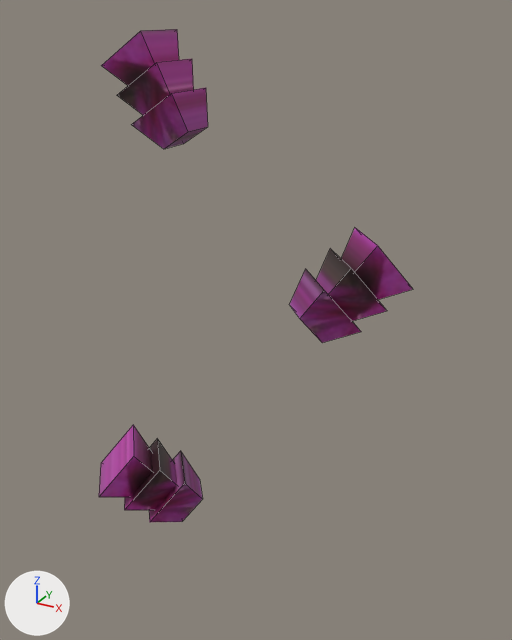
Before and after pictures for a commit that changed the Blender file Assets/Models/basilFlower.blend.
One viewpoint serves both versions: a 50 mm lens placed at (0.0882, -0.1565, 0.3163), pointed at (-0.0009, 0.0054, 0.2353). Arrows for +X, +Y and +Z are at lower left; the lights stay in place. Mesh edges are drawn as thin lines.
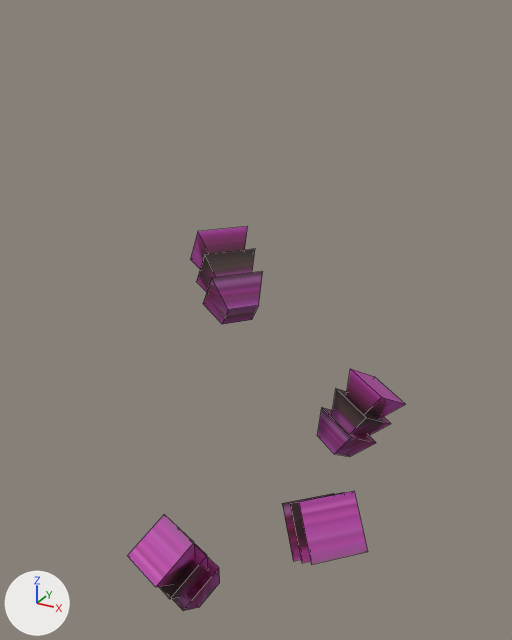
The change, as a diff of the scene's bpy script:
```diff
--- a/Assets/Models/basilFlower.blend.py
+++ b/Assets/Models/basilFlower.blend.py
@@ me_plane_001 @@
 me_plane_001.from_pydata(...)  # 72 vertices, 54 faces; spans x -0.0384..0.0437, y -0.0417..0.0157, z 0.1838..0.3114
 # used by ob_plane; location = (0.0, 0.0, 0.0)
+# me_plane_001 part 1: the loose piece of 8 vertices spanning x -0.0301..-0.0147, y -0.0078..0.0078, z 0.2829..0.2973 is turned 67.7 degrees about the z axis through its middle, then moved by (0.0136, -0.0215, -0.1319)
+# me_plane_001 part 2: the loose piece of 8 vertices spanning x -0.0222..-0.0027, y -0.0338..-0.0147, z 0.1838..0.1992 is multiplied about its middle by the matrix ((-0.612, 0.696, -0.376), (0.137, -0.375, -0.917), (-0.779, -0.612, 0.134)), then moved by (0.0019, -0.0004, -0.0244)
+# me_plane_001 part 3: the loose piece of 8 vertices spanning x -0.0342..-0.0188, y -0.0078..0.0078, z 0.29..0.3044 is turned 67.7 degrees about the z axis through its middle, then moved by (0.0145, -0.0291, -0.1248)
+# me_plane_001 part 4: the loose piece of 8 vertices spanning x 0.0147..0.0342, y -0.0121..0.0072, z 0.2398..0.2552 is turned 97.6 degrees about the z axis through its middle, then moved by (-0.037, 0.0149, -0.0091)
+# me_plane_001 part 5: the loose piece of 8 vertices spanning x 0.0195..0.039, y -0.0078..0.0115, z 0.2447..0.2601 is turned 97.6 degrees about the z axis through its middle, then moved by (-0.0467, 0.0148, -0.0091)
+# me_plane_001 part 6: the loose piece of 8 vertices spanning x 0.0243..0.0437, y -0.0035..0.0157, z 0.2499..0.2653 is turned 97.6 degrees about the z axis through its middle, then moved by (-0.0563, 0.0147, -0.0091)
+# me_plane_001 part 7: the loose piece of 8 vertices spanning x -0.0322..-0.0128, y -0.0417..-0.0226, z 0.1939..0.2093 is turned 97.6 degrees about the z axis through its middle, then moved by (0.0482, 0.023, -0.0192)
+# me_plane_001 part 8: the loose piece of 8 vertices spanning x -0.0272..-0.0077, y -0.0377..-0.0187, z 0.1888..0.2042 is turned 97.6 degrees about the z axis through its middle, then moved by (0.0477, 0.0146, -0.0091)
+# me_plane_001 part 9: the loose piece of 8 vertices spanning x -0.0384..-0.023, y -0.0078..0.0078, z 0.297..0.3114 is multiplied about its middle by the matrix ((0.096, 0.698, 0.71), (-0.093, 0.716, -0.692), (-0.991, 0.0, 0.134)), then moved by (0.064, -0.017, -0.1114)
+# me_plane_001 part 10: the loose piece of 8 vertices spanning x 0.0147..0.0342, y -0.0121..0.0072, z 0.2398..0.2552 is copied, and the copy is multiplied about its middle by the matrix ((0.947, -0.318, 0.05), (0.313, 0.872, -0.377), (0.076, 0.372, 0.925)), then moved by (-0.0076, 0.0387, -0.0602); it spans x 0.0085..0.0265, y 0.0265..0.046, z 0.1781..0.1949
+# me_plane_001 part 11: the loose piece of 8 vertices spanning x 0.0147..0.0342, y -0.0121..0.0072, z 0.2398..0.2552 is copied, and the copy is multiplied about its middle by the matrix ((0.947, -0.318, 0.05), (0.313, 0.872, -0.377), (0.076, 0.372, 0.925)), then moved by (-0.0041, 0.042, -0.0537); it spans x 0.0119..0.0299, y 0.0299..0.0494, z 0.1846..0.2014
+# me_plane_001 part 12: the loose piece of 8 vertices spanning x 0.0147..0.0342, y -0.0121..0.0072, z 0.2398..0.2552 is copied, and the copy is multiplied about its middle by the matrix ((0.947, -0.318, 0.05), (0.313, 0.872, -0.377), (0.076, 0.372, 0.925)), then moved by (-0.0007, 0.0453, -0.047); it spans x 0.0153..0.0334, y 0.0331..0.0526, z 0.1914..0.2081
 me_plane_001.materials.append(mat_basilflower_jpg)
```

Boxes (x1, y1, x2, y2) around the edits, measured in the pictures (512 x 640 px; the box of a moved part takes in the faces that stretch with it):
'Plane', reshaped (11% narrower, 22% shorter)
    before: (99, 29, 413, 522)
    after: (128, 226, 406, 611)
part 1 of me_plane_001, moved or reshaped
    before: (131, 88, 208, 149)
    after: (173, 557, 220, 611)
part 2 of me_plane_001, moved or reshaped
    before: (149, 451, 203, 522)
    after: (159, 543, 208, 599)
part 3 of me_plane_001, moved or reshaped
    before: (117, 59, 194, 115)
    after: (128, 514, 196, 587)
part 4 of me_plane_001, moved or reshaped
    before: (290, 269, 361, 343)
    after: (203, 271, 263, 324)
part 5 of me_plane_001, moved or reshaped
    before: (316, 249, 387, 321)
    after: (196, 249, 255, 292)
part 6 of me_plane_001, moved or reshaped
    before: (341, 228, 413, 299)
    after: (190, 226, 248, 269)
part 7 of me_plane_001, moved or reshaped
    before: (99, 425, 152, 497)
    after: (282, 493, 334, 561)
part 8 of me_plane_001, moved or reshaped
    before: (124, 438, 177, 510)
    after: (290, 493, 341, 563)
part 9 of me_plane_001, moved or reshaped
    before: (101, 29, 179, 86)
    after: (299, 491, 368, 565)
part 10 of me_plane_001, added (purple)
    after: (317, 408, 376, 457)
part 11 of me_plane_001, added
    after: (332, 388, 391, 436)
part 12 of me_plane_001, added (purple)
    after: (346, 369, 406, 418)
